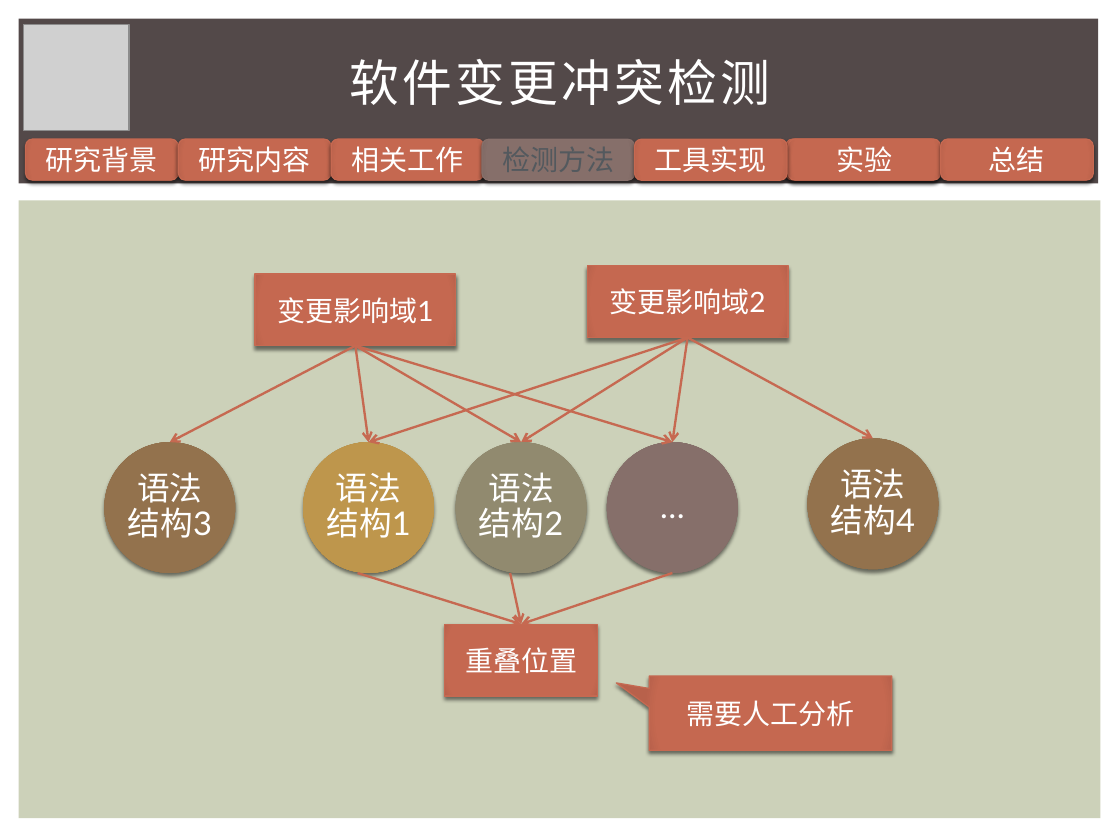
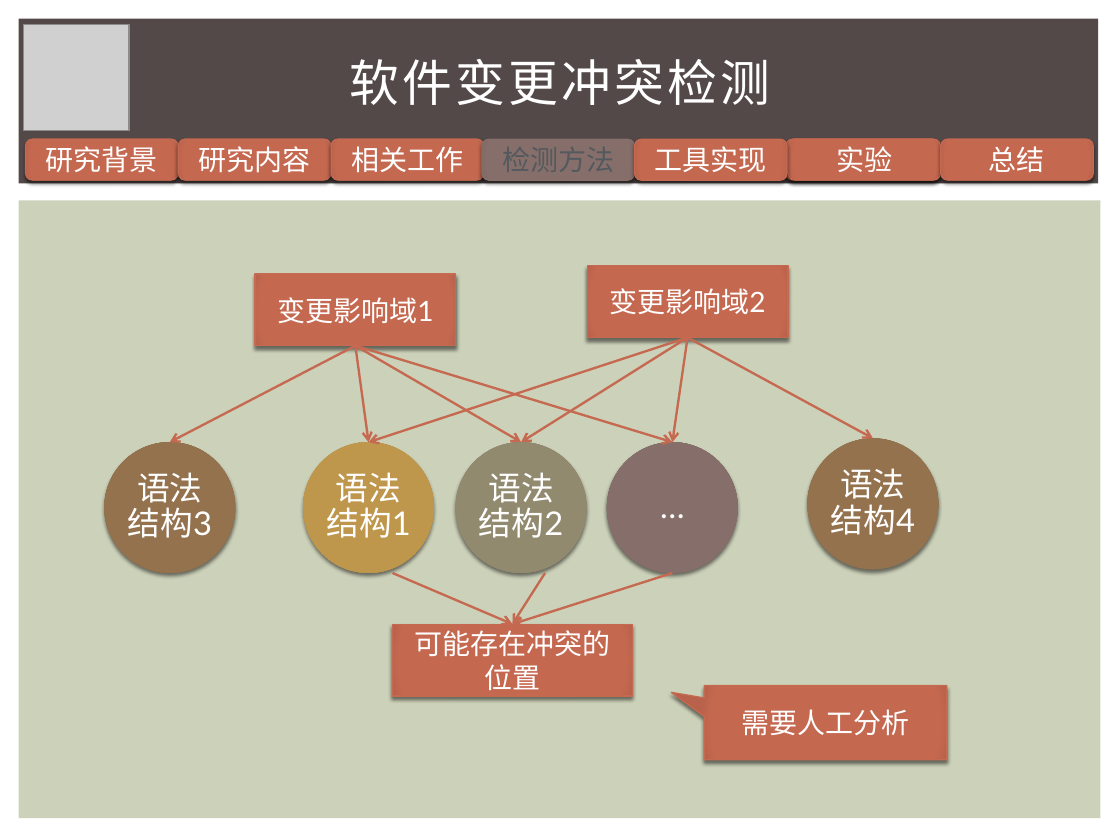
Before and after one commit to iewrer/mythesis, a slide deck: slide 15 of 答辩PPT.pptx. Drawn at 1120x840 pixels with LibreOffice and Linux fonts; fonts in the diff are those of the drawing; grey boxes stand for pictures. Boxes give left, top, right and bottom in pixels: in the first picture for what was removed or moved away, otherwise in the second. Text is boxed around its words. In the diff, an @@ line names an element or a change of style, - is before the commit and + after.

```diff
--- a/答辩PPT.pptx
+++ b/答辩PPT.pptx
@@ arrow moved from (357, 573) - (521, 624) to (392, 573) - (513, 624) @@
@@ arrow moved from (672, 573) - (521, 624) to (672, 573) - (513, 624) @@
@@ arrow moved from (510, 573) - (521, 624) to (545, 573) - (513, 624) @@
@@ rectangle "可能存在冲突的位置" resized from (x1=445, y1=624, x2=597, y2=696) to (x1=392, y1=624, x2=632, y2=696) @@
@@ text in rectangle at (x1=414, y1=630, x2=610, y2=690): text changed @@
-重叠位置
+可能存在冲突的位置
@@ speech box "需要人工分析" moved from (x1=650, y1=676, x2=893, y2=750) to (x1=704, y1=685, x2=948, y2=759) @@
```
Also in this commit, not shown: 12 other slides changed, 1 slide added, 37 other files.
